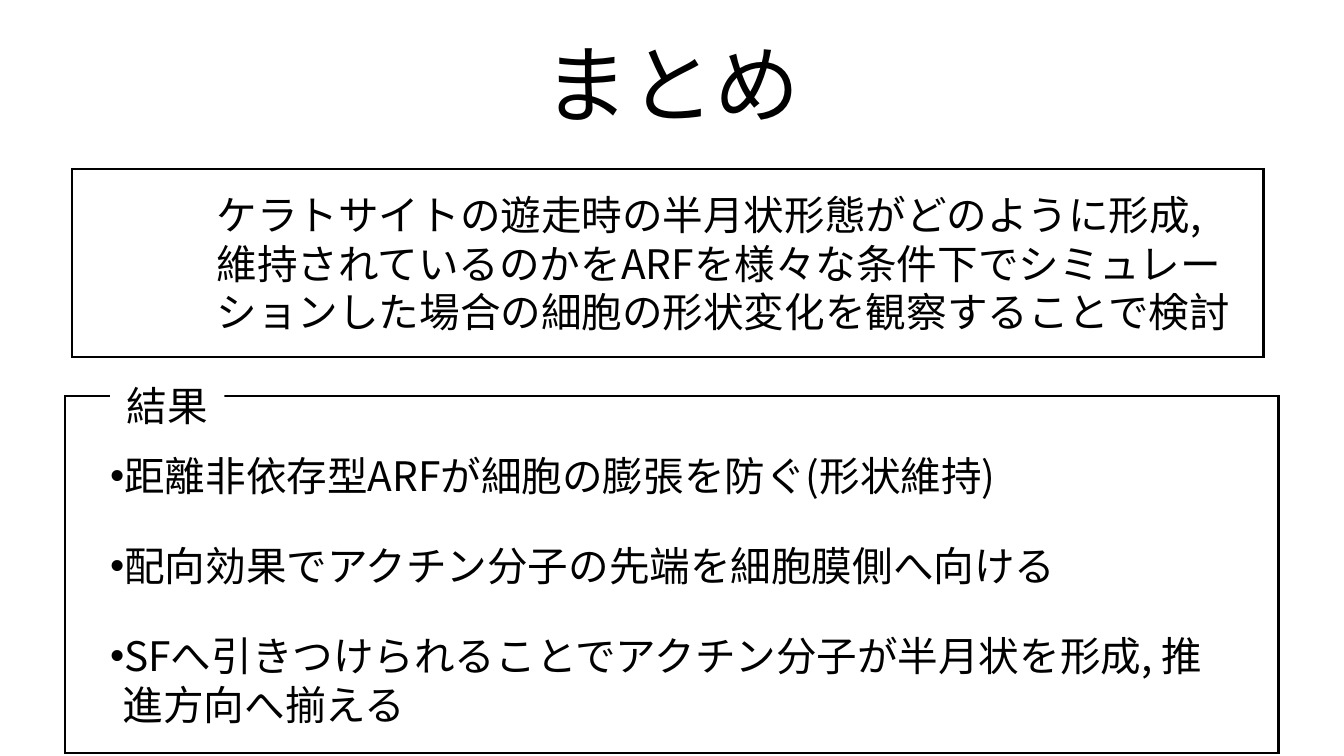
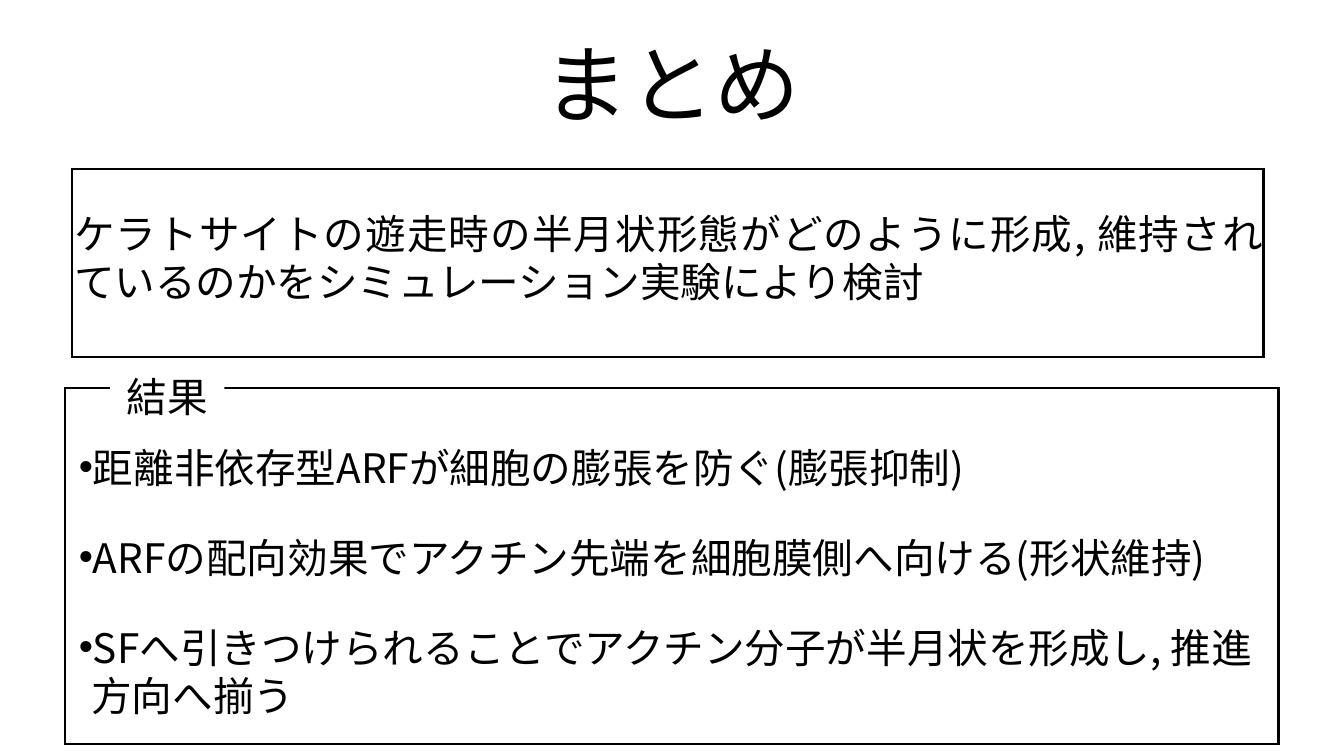
Before and after one commit to tokumaga81/ackera, a slide deck: slide 31 of tokunaga_mp.pptx (slide 33 before the commit). Drawn at 1344x756 pixels with LibreOffice and Linux fonts; fonts in the diff are those of the drawing. Boxes give left, top, right and bottom in pixels: in the first picture for what was removed or moved away, otherwise in the second. Text is boxed around its words. In the diff, an @@ line names an element or a change of style, - is before the commit and + after.

```diff
--- a/tokunaga_mp.pptx
+++ b/tokunaga_mp.pptx
@@ text at [74, 207, 1263, 301]: text changed @@
-ケラトサイトの遊走時の半月状形態がどのように形成, 維持されているのかをARFを様々な条件下でシミュレーションした場合の細胞の形状変化を観察することで検討
+ケラトサイトの遊走時の半月状形態がどのように形成, 維持されているのかをシミュレーション実験により検討
@@ text "結果" rewrapped from [110, 353, 224, 457] to [127, 378, 208, 416] @@
@@ rectangle: place and size @@
-rectangle at [66, 396, 1278, 752]
+rectangle at [66, 388, 1278, 744]
@@ text at [91, 449, 1252, 715]: text changed @@
-• 距離非依存型ARFが細胞の膨張を防ぐ(形状維持)
-• 配向効果でアクチン分子の先端を細胞膜側へ向ける
-• SFへ引きつけられることでアクチン分子が半月状を形成, 推進方向へ揃える
+• 距離非依存型ARFが細胞の膨張を防ぐ(膨張抑制)
+• ARFの配向効果でアクチン先端を細胞膜側へ向ける(形状維持)
+• SFへ引きつけられることでアクチン分子が半月状を形成し, 推進方向へ揃う
```
Also in this commit, not shown: 18 other slides changed, 2 slides removed, 7 other files.
